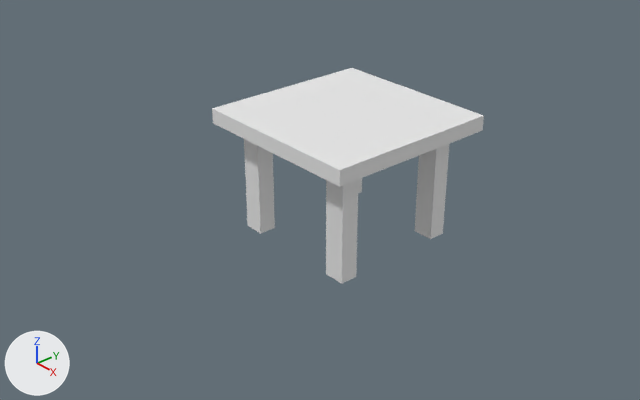
What one commit did to the Blender file roboschool/models_robot/kuka_gripper_description/meshes/table.blend.
Both versions are drawn from a 50 mm camera at (1.901, -1.76, 1.473) aimed at (-0.018, -0.095, 0.162). Lighting does not change. The marker at lower left points along +X, +Y and +Z.
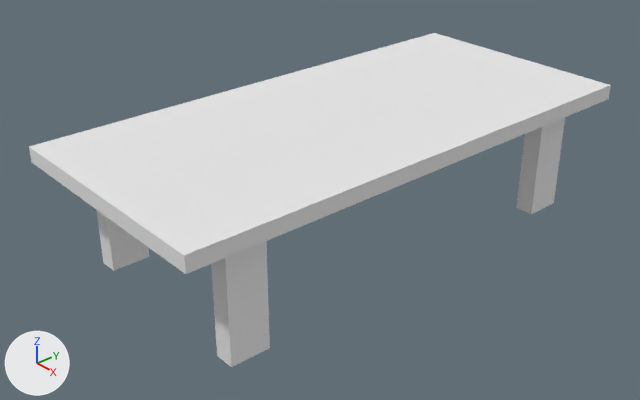
Boxes [x1, y1, x2, y2] around the edits, measured in the pictures (640 x 400 px; the box of a moved part takes in the faces that stretch with it):
```json
{"object": "Cube", "change": "reshaped, rescaled", "before": [212, 68, 484, 284], "after": [29, 33, 611, 367], "on screen": "114% wider, 54% taller"}
{"part": 1, "of": "me_cube", "change": "moved or reshaped", "before": [358, 178, 362, 193], "on screen": "not visible afterwards"}
{"part": 2, "of": "me_cube", "change": "moved or reshaped", "before": [244, 139, 275, 234], "after": [97, 210, 149, 271]}
{"part": 3, "of": "me_cube", "change": "moved or reshaped", "before": [326, 179, 359, 284], "after": [211, 241, 270, 367]}
{"part": 4, "of": "me_cube", "change": "moved or reshaped", "before": [415, 144, 449, 239], "after": [517, 117, 565, 214]}
{"part": 5, "of": "me_cube", "change": "moved or reshaped", "before": [212, 68, 484, 187], "after": [29, 33, 611, 274]}
```

Edits to the scene script, one JSON object a line:
```json
{"block": "me_cube", "where": "me_cube.from_pydata(...)  # 40 vertices, 30 faces; spans x -0.3..0.3, y -0.3..0.3, z -0.396..0.025"}
{"block": "me_cube", "where": "# used by ob_cube; location = (0.0, 0.0, 0.421)"}
{"block": "me_cube", "change": "me_cube part 1: the loose piece of 8 vertices spanning x -0.239..-0.167, y 0.175..0.235, z -0.396..-0.025 is moved by (-0.146, 0.095, 0.0)"}
{"block": "me_cube", "change": "me_cube part 2: the loose piece of 8 vertices spanning x -0.236..-0.164, y -0.228..-0.168, z -0.396..-0.025 is moved by (-0.146, -0.108, 0.0)"}
{"block": "me_cube", "change": "me_cube part 3: the loose piece of 8 vertices spanning x 0.166..0.238, y -0.231..-0.171, z -0.396..-0.025 is moved by (0.152, -0.108, 0.0)"}
{"block": "me_cube", "change": "me_cube part 4: the loose piece of 8 vertices spanning x 0.158..0.23, y 0.169..0.229, z -0.396..-0.025 is moved by (0.152, 0.095, 0.0)"}
{"block": "me_cube", "change": "me_cube part 5"}
{"op": "set", "path": "me_cube.vertices[0].co", "old": "(0.3, 0.3, -0.025)", "new": "(0.452, 0.395, -0.025)", "note": "pixel (482, 130) -> pixel (608, 99)"}
{"op": "set", "path": "me_cube.vertices[1].co", "old": "(0.3, -0.3, -0.025)", "new": "(0.452, -0.408, -0.025)", "note": "pixel (339, 186) -> pixel (185, 274)"}
{"op": "set", "path": "me_cube.vertices[2].co", "old": "(-0.3, -0.3, -0.025)", "new": "(-0.446, -0.408, -0.025)", "note": "pixel (212, 123) -> pixel (31, 162)"}
{"op": "set", "path": "me_cube.vertices[3].co", "old": "(-0.3, 0.3, -0.025)", "new": "(-0.446, 0.395, -0.025)"}
{"op": "set", "path": "me_cube.vertices[4].co", "old": "(0.3, 0.3, 0.025)", "new": "(0.452, 0.395, 0.025)", "note": "pixel (483, 115) -> pixel (610, 85)"}
{"op": "set", "path": "me_cube.vertices[5].co", "old": "(0.3, -0.3, 0.025)", "new": "(0.452, -0.408, 0.025)", "note": "pixel (339, 170) -> pixel (184, 255)"}
{"op": "set", "path": "me_cube.vertices[6].co", "old": "(-0.3, -0.3, 0.025)", "new": "(-0.446, -0.408, 0.025)", "note": "pixel (212, 108) -> pixel (28, 146)"}
{"op": "set", "path": "me_cube.vertices[7].co", "old": "(-0.3, 0.3, 0.025)", "new": "(-0.446, 0.395, 0.025)", "note": "pixel (351, 67) -> pixel (434, 32)"}
{"op": "set", "path": "ob_cube.scale", "old": "(1.0, 1.0, 1.0)", "new": "(0.891, 2.12, 1.0)"}
```
